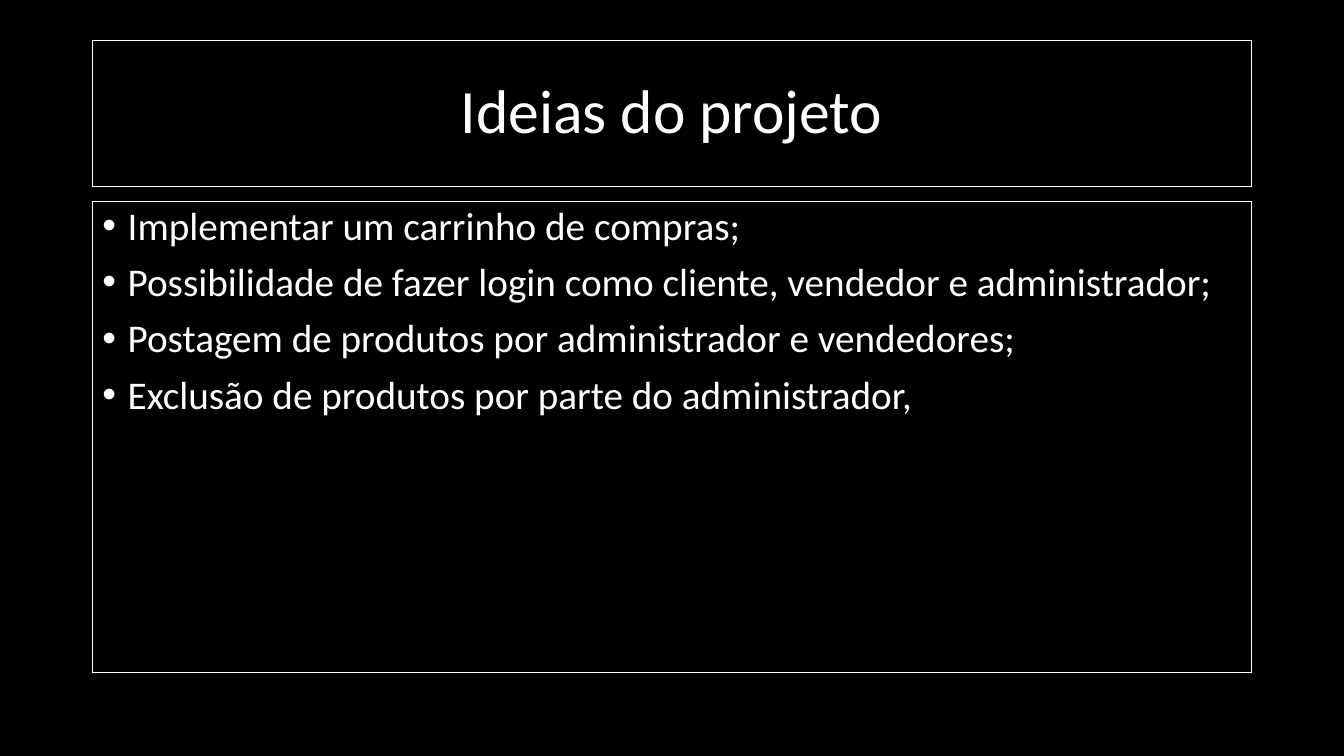
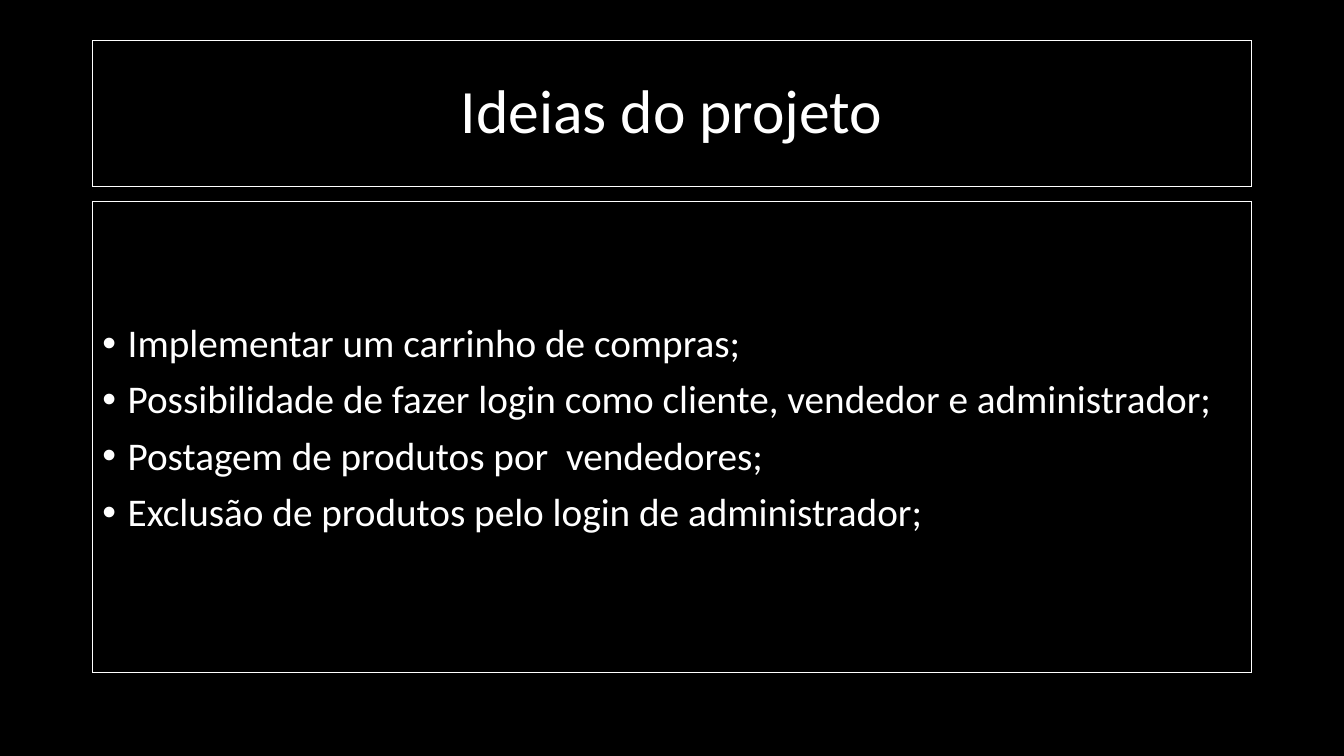
Before and after one commit to DANIELKENTARO/3-ano-analise, a slide deck: slide 9 of Pré-Projeto.pptx. Drawn at 1344x756 pixels with LibreOffice and Linux fonts; fonts in the diff are those of the drawing. Boxes give left, top, right and bottom in pixels: in the first picture for what was removed or moved away, otherwise in the second. Text is boxed around its words. In the diff, an @@ line names an element or a change of style, - is before the commit and + after.

```diff
--- a/Pré-Projeto.pptx
+++ b/Pré-Projeto.pptx
@@ text at (x1=128, y1=442, x2=922, y2=533): text changed @@
-• Postagem de produtos por administrador e vendedores;
-• Exclusão de produtos por parte do administrador,
+• Postagem de produtos por vendedores;
+• Exclusão de produtos pelo login de administrador;
```
Also in this commit, not shown: 3 other slides changed.
